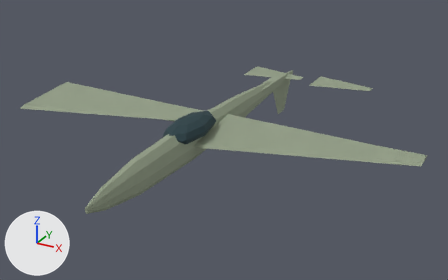
Before and after pictures for a commit that changed the glTF model game/assets/units/a10.glb.
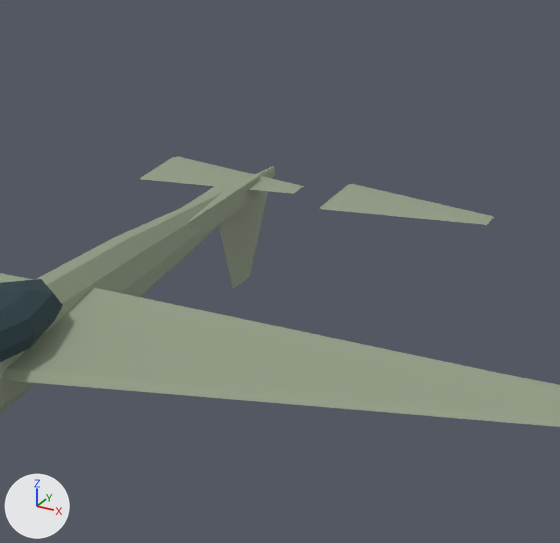
Each version is shown whole from a 50 mm camera at (11.85, -20.79, 11.32) aimed at (0.37, 0.07, 0.89), then close up on the part from 43% to 88% of the width and 3% to 74% of the height. Every picture has the same lights, and +X, +Y and +Z are marked at lower left. The older version's two pictures come first. Where no turn or scale is listed for an object, it has been applied to the vertices.

The first close-up shows 'Cockpit', 'Elevator_L', 'Elevator_R', 'Fuselage', 'Rudder', 'TailBoom', 'Wing_R' and 1 more.
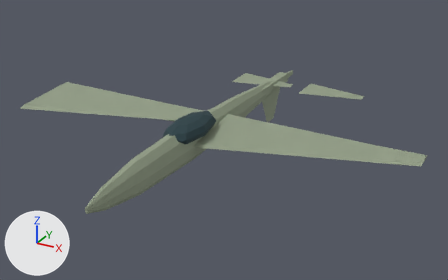
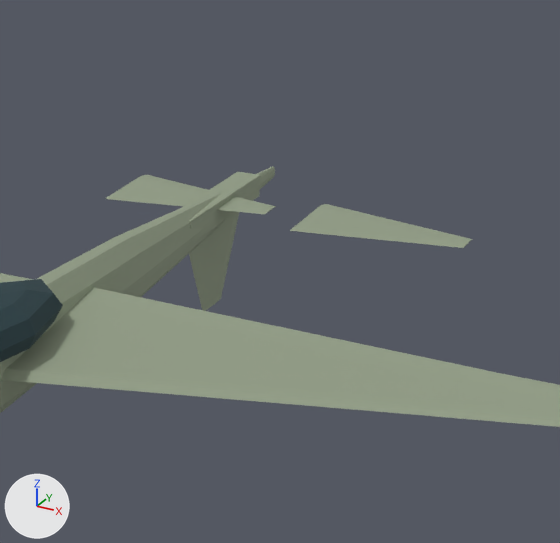
Where the change shows, as pixel boxes (x1, y1, x2, y2) in the close-ups (560 x 543 px):
'Elevator_R', moved: before (319, 184, 494, 225); after (290, 204, 472, 248)
'Elevator_L', moved: before (140, 156, 304, 194); after (106, 175, 276, 214)
'Rudder', moved: before (219, 191, 268, 289); after (189, 212, 239, 311)

Diff of the bpy script that builds the scene:
```diff
--- a/game/assets/units/a10.glb.py
+++ b/game/assets/units/a10.glb.py
@@ ob_elevator_l @@
 ob_elevator_l = bpy.data.objects.new('Elevator_L', me_elevator_l)
-ob_elevator_l.location = (-1.75, 6.83, 1.74)
+ob_elevator_l.location = (-1.75, 5.53, 1.74)
@@ ob_elevator_r @@
 ob_elevator_r = bpy.data.objects.new('Elevator_R', me_elevator_r)
-ob_elevator_r.location = (1.75, 6.83, 1.74)
+ob_elevator_r.location = (1.75, 5.53, 1.74)
@@ ob_rudder @@
 ob_rudder = bpy.data.objects.new('Rudder', me_rudder)
-ob_rudder.location = (0.0, 6.83, 1.65)
+ob_rudder.location = (0.0, 5.53, 1.65)
```
